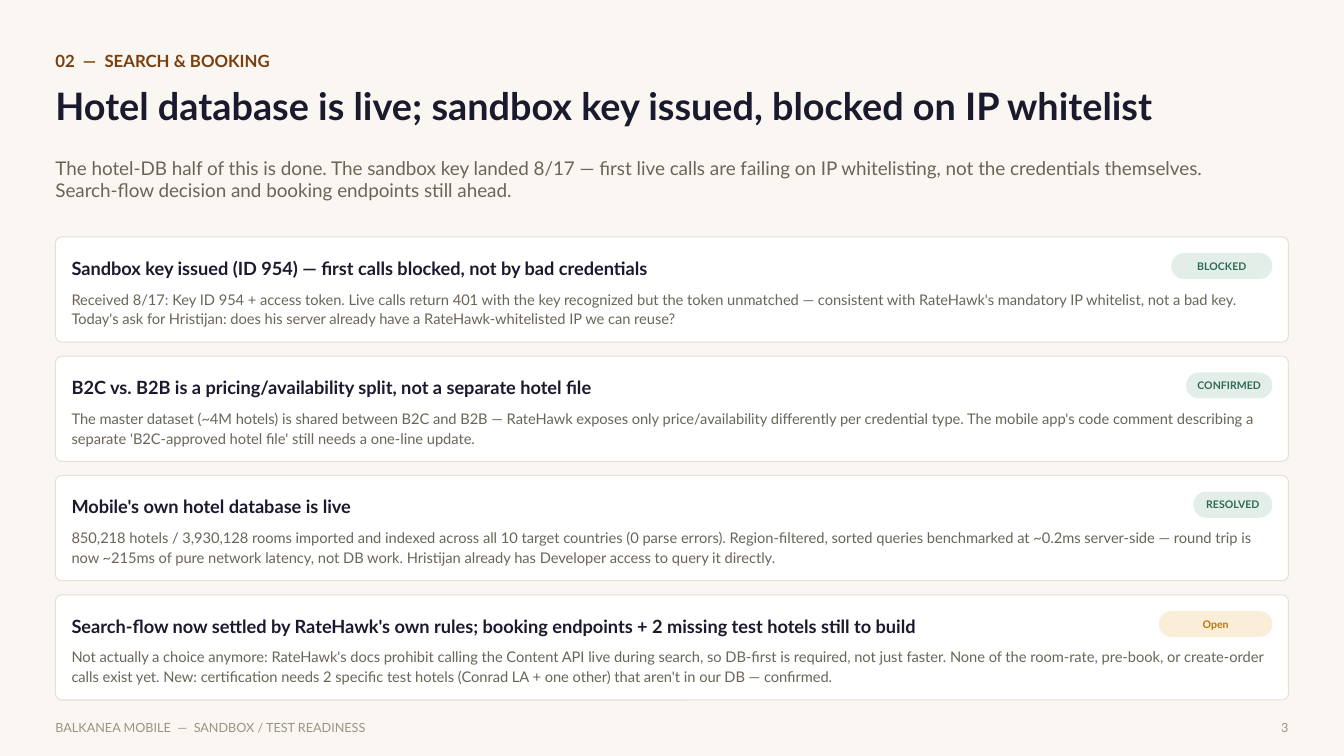
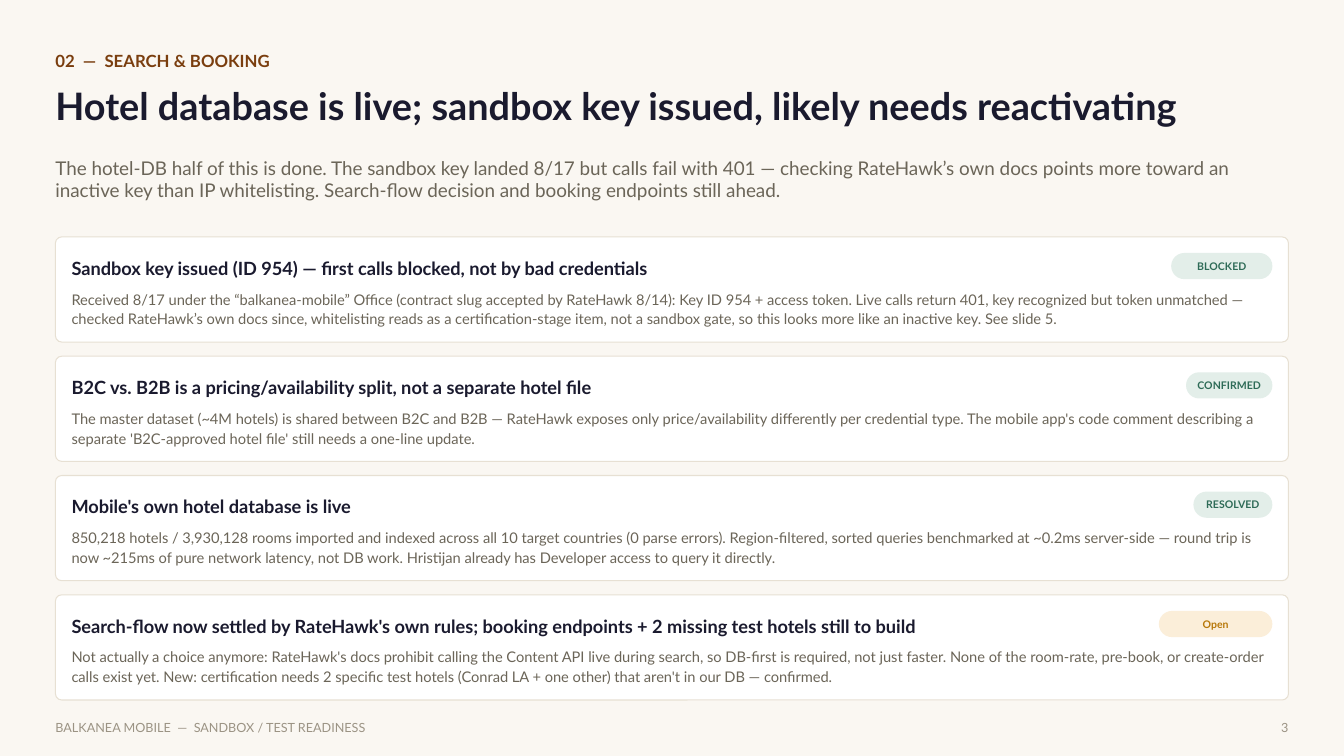
Before and after one commit to rweale-ai/balkanea-mobile, a slide deck: slide 3 of decks/Balkanea-Mobile-Sandbox-Readiness-Update.pptx. Drawn at 1344x756 pixels with LibreOffice and Linux fonts; fonts in the diff are those of the drawing. Boxes give left, top, right and bottom in pixels: in the first picture for what was removed or moved away, otherwise in the second. Text is boxed around its words. In the diff, an @@ line names an element or a change of style, - is before the commit and + after.

```diff
--- a/decks/Balkanea-Mobile-Sandbox-Readiness-Update.pptx
+++ b/decks/Balkanea-Mobile-Sandbox-Readiness-Update.pptx
@@ text at (55,92,1176,127): text changed @@
-Hotel database is live; sandbox key issued, blocked on IP whitelist
+Hotel database is live; sandbox key issued, likely needs reactivating
@@ text at (55,161,1229,201): text changed @@
-The hotel-DB half of this is done. The sandbox key landed 8/17 — first live calls are failing on IP whitelisting, not the credentials themselves. Search-flow decision and booking endpoints still ahead.
+The hotel-DB half of this is done. The sandbox key landed 8/17 but calls fail with 401 — checking RateHawk’s own docs points more toward an inactive key than IP whitelisting. Search-flow decision and booking endpoints still ahead.
@@ text at (72,294,1228,327): text changed @@
-Received 8/17: Key ID 954 + access token. Live calls return 401 with the key recognized but the token unmatched — consistent with RateHawk's mandatory IP whitelist, not a bad key. Today's ask for Hristijan: does his server already have a RateHawk-whitelisted IP we can reuse?
+Received 8/17 under the “balkanea-mobile” Office (contract slug accepted by RateHawk 8/14): Key ID 954 + access token. Live calls return 401, key recognized but token unmatched — checked RateHawk’s own docs since, whitelisting reads as a certification-stage item, not a sandbox gate, so this looks more like an inactive key. See slide 5.
```
Also in this commit, not shown: 6 other slides changed, 1 slide added, 9 other files.
